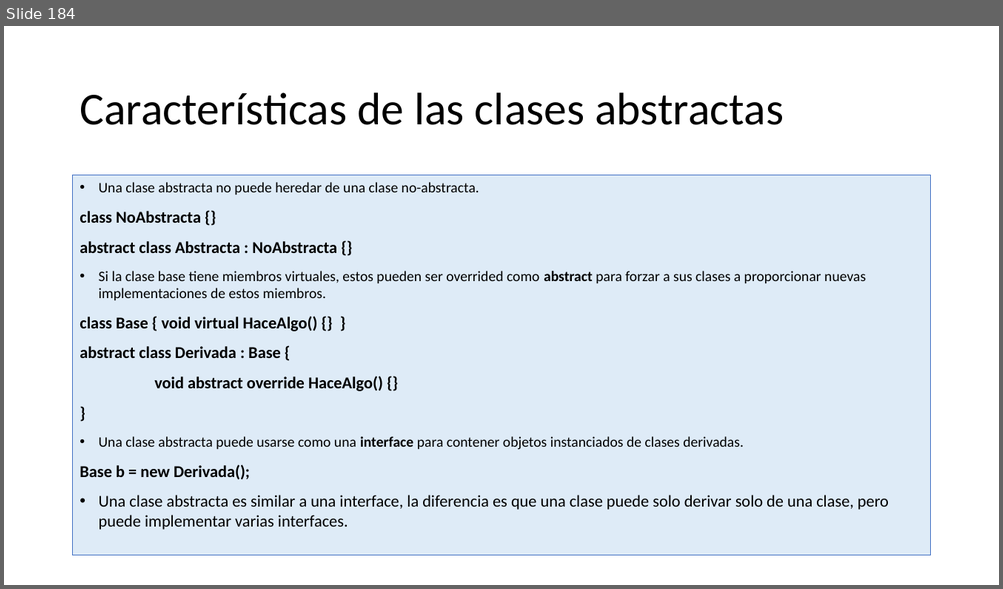
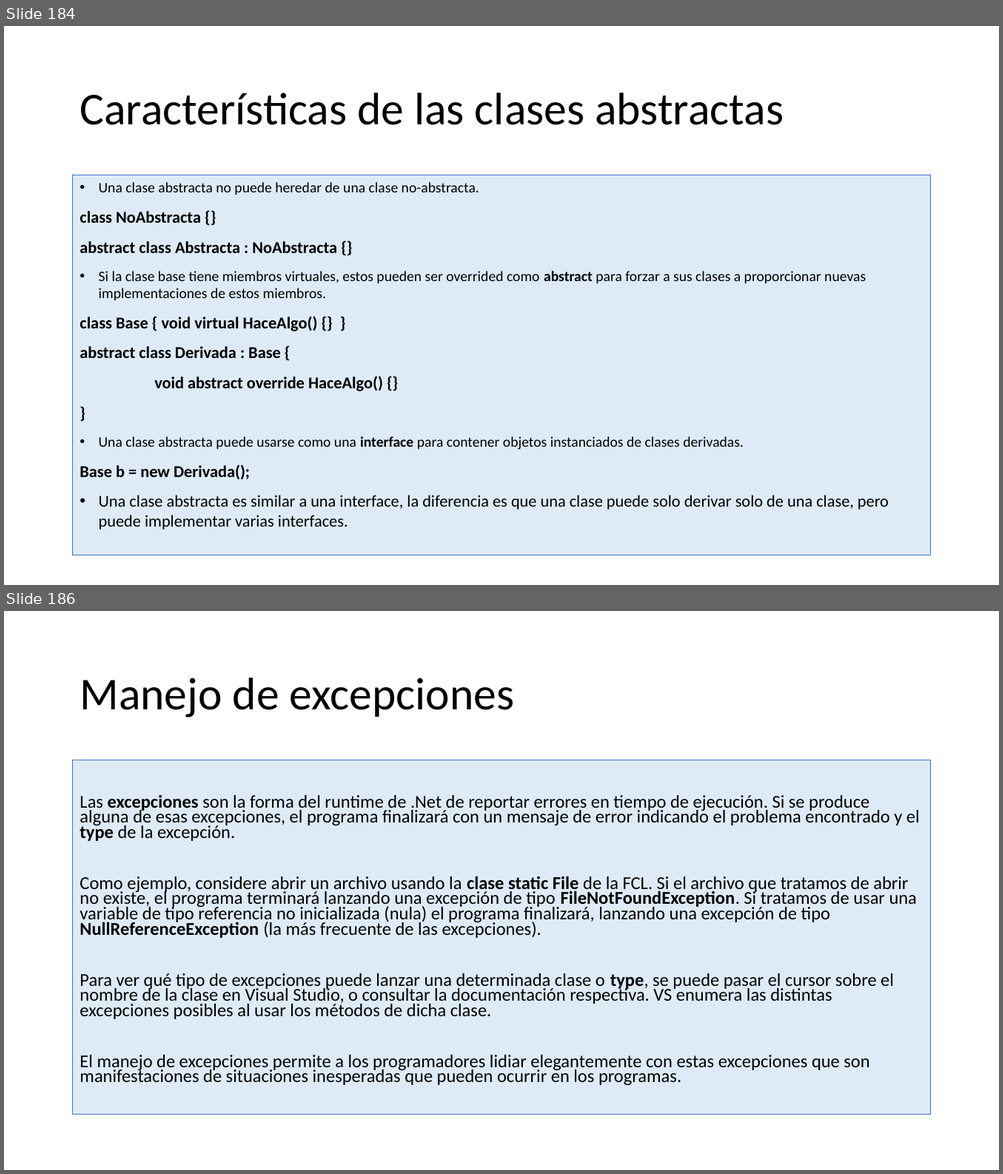
Before and after one commit to AlbertOsinaga/CursoCSharp__8, a slide deck: CSharpQuickReferencia.pptx. Shown one above the other, each under a label of ours: slide 184 before the commit, slides 184 and 186 after it; the slides between them are not shown. The pictures are 1003x589 and 1003x1174 pixels, drawn with LibreOffice and Linux fonts; fonts in the diff are those of the drawing. Boxes give left, top, right and bottom in pixels: in the first picture for what was removed or moved away, otherwise in the second. Text is boxed around its words. In the diff, an @@ line names an element or a change of style, - is before the commit and + after.

```diff
--- a/CSharpQuickReferencia.pptx
+++ b/CSharpQuickReferencia.pptx
@@ slide 186 added at [4, 611, 999, 1170], background #FFFFFF @@
@@ title added at [79, 678, 515, 718], 44 pt, text #000000 @@
+Manejo de excepciones
@@ text added at [73, 760, 930, 1116], fill #DEEBF7, outline #4472C4 0.75 pt, 17.5 pt, text #000000 @@
+Las excepciones son la forma del runtime de .Net de reportar errores en tiempo de ejecución. Si se produce alguna de esas excepciones, el programa finalizará con un mensaje de error indicando el problema encontrado y el type de la excepción.
+Como ejemplo, considere abrir un archivo usando la clase static File de la FCL. Si el archivo que tratamos de abrir no existe, el programa terminará lanzando una excepción de tipo FileNotFoundException. Si tratamos de usar una variable de tipo referencia no inicializada (nula) el programa finalizará, lanzando una excepción de tipo NullReferenceException (la más frecuente de las excepciones).
+Para ver qué tipo de excepciones puede lanzar una determinada clase o type, se puede pasar el cursor sobre el nombre de la clase en Visual Studio, o consultar la documentación respectiva. VS enumera las distintas excepciones posibles al usar los métodos de dicha clase.
+El manejo de excepciones permite a los programadores lidiar elegantemente con estas excepciones que son manifestaciones de situaciones inesperadas que pueden ocurrir en los programas.
```
Also in this commit, not shown: 1 slide changed, 14 other slides added, 23 other files.
